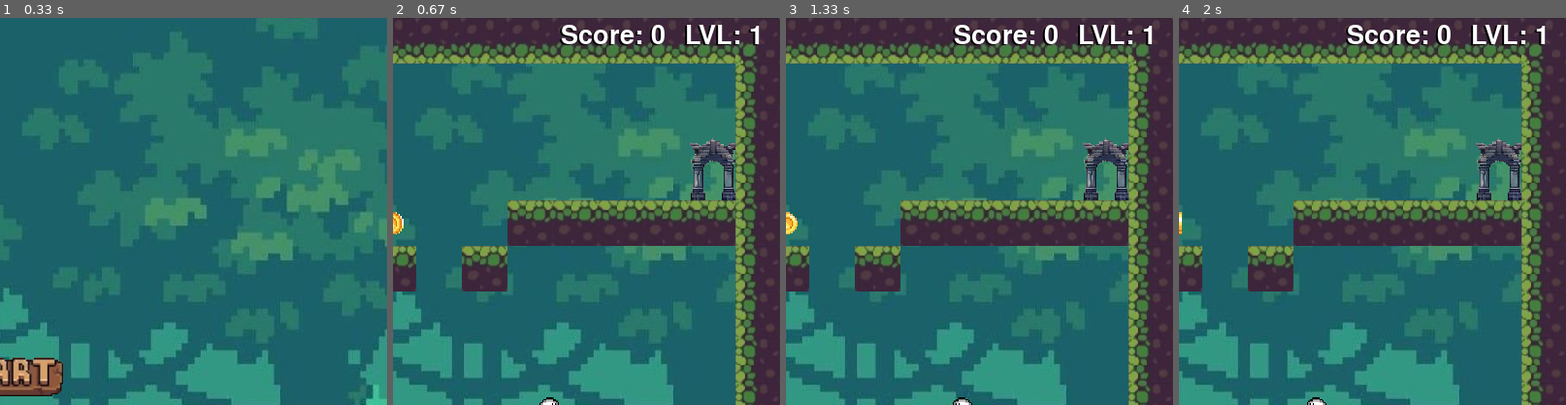
Above: before the commit, frames 1-4 (left to right).
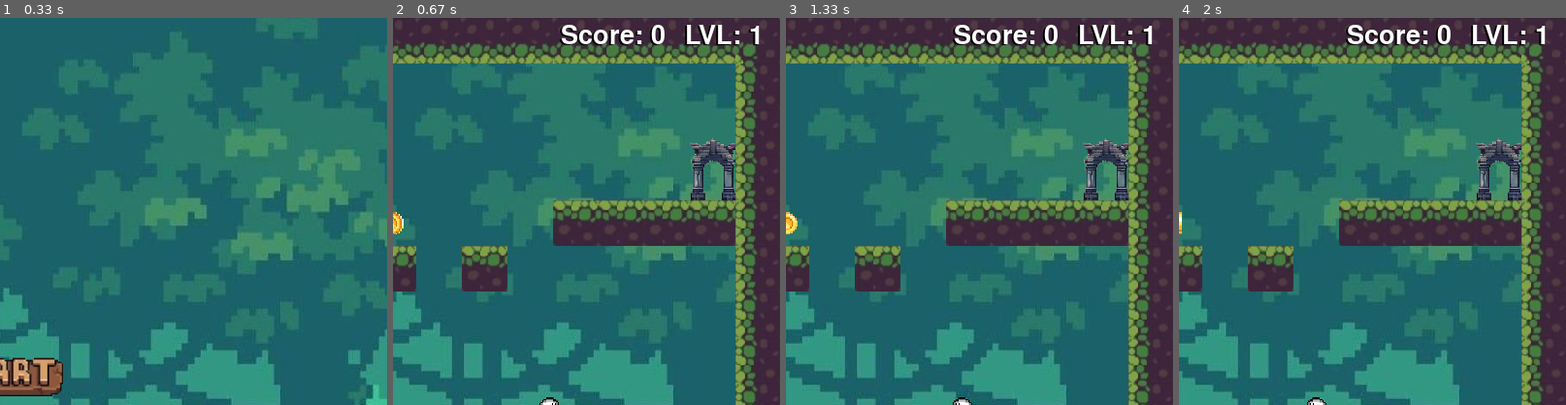
Above: after the commit, the same moments.

Repository: Milan-a/PyGame
Game: pygame game, started from game/game.py
Two runs of this game, one before a commit and one after it. Both use one fixed random seed, a clock stepped at 60 frames per second and the inputs below.
Inputs (mouse positions are % of the whole screen's width and height, from its top left):
- Up to frame 1 (0.33 s): no input
- Up to frame 2 (0.67 s): press the mouse at (50, 46) at 0.37 s; move the mouse to (61, 47) at 0.47 s; release the mouse at (73, 48) at 0.6 s
- Up to frame 3 (1.33 s): hold Right 0.67-1.13 s; move the mouse to (46, 23) at 0.7 s; hold Right from 1.17 s (still down); tap Space at 1.23 s
- Up to frame 4 (2 s): tap Space at 1.53, 1.73 s; release Right at 1.63 s; hold Left from 1.67 s (still down)
The pictures show only the part of the screen within x 50-100%, y 0-50%; the shares and areas given below are measured in that part.

Frame 1 is identical in both runs. In frame 2, 1.4% of the frame differs, in the area x 29-42%, y 47-59%; in frame 3, 1.4%; in frame 4, 1.4%.

Commit message:
добавлено больше коментариев и 4ый лвл. игра почти готова

Diff:
--- a/game/button.py
+++ b/game/button.py
@@ -10,7 +10,7 @@
         self.rect.y = y
         self.is_click = False
 
-    def draw(self, screen):
+    def draw(self, screen):  # отрисовка + проверка нажатий
         do_click = False
         pos = pygame.mouse.get_pos()
         if self.rect.collidepoint(pos):
--- a/game/data/levels/level_1.txt
+++ b/game/data/levels/level_1.txt
@@ -2,7 +2,7 @@
 12   0    0    0    0    0    0    0    0    0    0    0    0    0    0    0    10
 12   0    0    0    0    0    0    0    0    0    0    0    0    0    0    p1   10
 12   m    0    0    0    0    0    0    0    0    0    0    0    0    0    p2   10
-12   0    0    2    2    0    0    0    m    0    0    2    2    2    2    2    10
+12   0    0    2    2    0    0    0    m    0    0    0    2    2    2    2    10
 12   0    0    0    0    0    2    0    2    0    2    0    0    0    0    0    10
 12   2    0    0    0    0    0    0    0    0    0    0    0    0    0    0    10
 12   0    0    0    0    0    0    0    0    0    0    0    0    0    0    0    10
--- a/game/data/levels/level_2.txt
+++ b/game/data/levels/level_2.txt
@@ -8,10 +8,10 @@
 12   0    0    0    0    0    0    0    0    0    0    0    e    0    0    0    10
 12   0    0    0    0    0    0    0    0    0    2    2    2    2    2    0    10
 12   0    0    0    0    0    0    0    0    0    0    0    0    0    0    0    10
-12   0    m    0    0    0    0    0    2    2    0    0    0    0    0    0    10
+12   m    0    0    0    0    0    0    2    2    0    0    0    0    0    0    10
 12   2    2    2    2    0    0    0    0    0    0    0    0    0    0    0    10
 12   0    0    0    0    0    2    0    0    0    0    0    0    0    0    0    10
 12   0    0    0    0    0    11   0    0    0    0    0    0    0    0    0    10
 12   0    0    0    0    2    11   2    0    0    0    0    0    0    m    0    10
-12   0    0    0    2    11   11   11   2    2    l    2    l    2    2    2    24
+12   0    0    0    2    11   11   11   2    2    2    l    l    2    2    2    24
 22   2    2    2    11   11   11   11   11   11   11   11   11   11   11   11   11
--- a/game/data/levels/level_3.txt
+++ b/game/data/levels/level_3.txt
@@ -2,7 +2,7 @@
 12   p1   0    0    0    0    0    0    0    0    0    0    0    0    0    0    10
 12   p2   0    0    0    0    0    0    0    0    0    0    0    0    0    0    10
 12   2    2    0    0    0    0    0    0    0    0    0    0    0    0    0    10
-12   0    0    0    0    0    0    0    m    0    0    e    0    0    0    0    10
+12   0    0    2    0    0    0    0    m    0    0    e    0    0    0    0    10
 12   0    0    0    2    0    2    0    2    2    2    2    2    2    0    0    10
 12   0    0    0    0    0    0    0    0    0    0    0    0    0    0    m    10
 12   0    0    0    0    0    0    0    0    0    0    0    0    0    0    2    10
@@ -13,5 +13,5 @@
 12   0    0    0    0    m    0    0    0    0    0    0    0    0    0    0    10
 12   0    0    0    0    2    0    0    0    0    0    0    0    0    0    0    10
 12   0    0    0    0    0    0    0    0    0    0    0    0    0    0    0    10
-12   2    2    2    l    l    l    l    l    l    l    l    l    l    l    l    10
-22   11   11   11   11   11   11   11   11   11   11   11   11   11   11   11   24
+22   2    2    2    l    l    l    l    l    l    l    l    l    l    l    l    11
+11   11   11   11   11   11   11   11   11   11   11   11   11   11   11   11   11
--- /dev/null
+++ b/game/data/levels/level_4.txt
@@ -0,0 +1,17 @@
+4    5    5    5    5    5    5    5    5    5    5    5    5    5    5    5    6
+12   0    0    0    0    0    0    0    0    0    0    0    0    0    0    0    10
+12   0    0    0    0    0    0    0    0    0    0    0    0    0    0    p1   10
+12   0    0    0    0    0    0    0    0    0    0    0    0    0    0    p2   10
+12   0    0    0    0    0    2    2    2    0    2    2    2    0    2    2    10
+12   0    0    0    0    0    0    0    0    0    0    0    0    0    0    0    10
+12   0    0    0    2    0    0    0    0    0    0    0    0    0    0    0    10
+12   0    0    0    0    0    0    0    0    0    0    0    0    0    0    0    10
+12   0    2    0    0    0    0    0    0    0    0    0    0    0    0    0    10
+12   0    0    0    0    0    0    0    0    0    0    0    0    0    0    m    10
+12   0    0    0    2    0    0    0    0    0    0    0    0    0    0    2    10
+12   0    0    0    0    0    0    0    0    0    0    0    0    0    0    0    10
+12   0    2    0    0    0    0    0    0    0    0    0    0    2    0    0    10
+12   0    0    0    0    0    0    0    0    0    m    0    0    0    0    0    10
+12   0    0    0    2    0    0    0    0    0    0    0    0    0    0    2    10
+22   2    2    2    11   2    0    0    0    0    0    0    0    0    0    0    10
+11   11   11   11   11   11   2    2    l    2    l    2    l    2    2    2    24
--- a/game/game.py
+++ b/game/game.py
@@ -5,14 +5,7 @@
 from help_funс import load_level, draw_text
 from button import Button
 from intermediary import life, screen, new_life
-
-# важные значения
-GAME_OVER = 0
-MENU = True
-LVL = 1
-SCORE = 0
-WIN = False
-LIVE = 5
+from variables import *
 
 pygame.init()
 pygame.display.set_caption("Miner")  # типо 'шахтёр'
@@ -61,13 +54,13 @@
 
 
 def play_reboot():  # начинаем игру с самого нуля
-    global GAME_OVER, MENU, LVL, SCORE, WIN, LIVE, world, level, enemy_group, lava_group, money_group
+    global GAME_OVER, MENU, LVL, SCORE, WIN, LIFE, world, level, enemy_group, lava_group, money_group
     GAME_OVER = 0
     MENU = True
     LVL = 1
     SCORE = 0
     WIN = False
-    LIVE = 5
+    LIFE = 5
     new_life()
     level = load_level(f'level_{LVL}.txt')
     enemy_group = pygame.sprite.Group()
@@ -80,30 +73,31 @@
 
 
 def main():
-    global MENU, SCORE, WIN, world, enemy_group, lava_group, LVL, level, money_group, bg_image
+    global MENU, SCORE, WIN, LVL, LIFE, world, enemy_group, lava_group, level, money_group, bg_image
     clock.tick(FPS)
 
     running = True
     while running:
-        if WIN:
+        if WIN:  # если игрок выиграл, рисуем картинку win_image
             screen.blit(win_image, (0, 0))
         else:
             screen.blit(bg_image, (0, 0))
             if MENU:
-                if button_for_start.draw(screen):
+                if button_for_start.draw(screen):  # нажали кнопку 'старт' => начинаем с нуля
                     play_reboot()
                     MENU = False
-                if button_for_exit.draw(screen):
+                if button_for_exit.draw(screen):  # нажали кнопку 'выйти' => выходим
                     running = False
             else:
                 draw_world(screen)  # рисуем мир
                 life.draw(screen)
                 game_over = player.move_player(screen, GAME_OVER)  # рисуем игрока
-                if game_over == 'rip':
+                if game_over == 'rip':  # игрок умер, но у него остались жизни
+                    LIFE -= 1
                     player.start(TILE_SIZE + TILE_SIZE * 0.1, HEIGHT - TILE_SIZE * 4,
                                  TILE_SIZE - TILE_SIZE * 0.08, TILE_SIZE + TILE_SIZE * 0.2,
                                  enemy_group, lava_group, money_group)
-                if game_over == 'portal':
+                if game_over == 'portal':  # игрок пересёкся с порталом
                     enemy_group = pygame.sprite.Group()
                     lava_group = pygame.sprite.Group()
                     money_group = pygame.sprite.Group()
@@ -116,10 +110,10 @@
                                      enemy_group, lava_group, money_group)
                     except FileNotFoundError:  # если падает с ошибкой, значит мы выиграли
                         WIN = True
-                if game_over is None:
+                if game_over is None:  # игра не закончена
                     enemy_group.update()
                     money_group.update()
-                    if pygame.sprite.spritecollide(player, money_group, True):
+                    if pygame.sprite.spritecollide(player, money_group, True):  # пересечение с монеткой
                         SCORE += 1
                     draw_text(screen, f'Score: {SCORE}', font1, 'black', 570, 6)
                     draw_text(screen, f'Score: {SCORE}', font1, 'white', 572, 5)
@@ -131,8 +125,8 @@
                 lava_group.draw(screen)
                 money_group.draw(screen)
 
-                if game_over == -1:
-                    fon = pygame.Surface((WIDTH, HEIGHT))
+                if game_over == -1:  # игра закончена
+                    fon = pygame.Surface((WIDTH, HEIGHT))  # красный фон
                     fon = fon.convert_alpha()
                     fon.fill((255, 0, 0, 100))
                     screen.blit(fon, (0, 0))
@@ -140,15 +134,15 @@
                     draw_text(screen, f'Score: {SCORE}, LVL: {LVL}', font2, 'black', 285, 260)
                     draw_text(screen, f'Score: {SCORE}, LVL: {LVL}', font2, 'white', 287, 258)
 
-                    if button_for_menu.draw(screen):
+                    if button_for_menu.draw(screen):  # нажали кнопку 'меню'
                         MENU = True
-                    if button_for_play.draw(screen):
+                    if button_for_play.draw(screen):  # нажали 'играть' => начинаем с нуля
                         play_reboot()
                         MENU = False
         for event in pygame.event.get():
             if event.type == pygame.QUIT:
                 running = False
-            if WIN and pygame.mouse.get_pressed()[0]:
+            if WIN and pygame.mouse.get_pressed()[0]:  # выиграли + нажали на кнопку мыши => перезапускаем игру
                 play_reboot()
         pygame.display.update()
     pygame.quit()
--- a/game/help_funс.py
+++ b/game/help_funс.py
@@ -1,4 +1,4 @@
-def load_level(filename):
+def load_level(filename):  # загрузка уровня
     filename = "data/levels/" + filename
     with open(filename, 'r') as mapFile:
         level_map = [line.split() for line in mapFile]
@@ -9,6 +9,6 @@
     return load_level(f'level_{lvl}.txt')
 
 
-def draw_text(screen, text, font, t_color, x, y):
+def draw_text(screen, text, font, t_color, x, y):  # написание текста
     txt = font.render(text, True, t_color)
     screen.blit(txt, (x, y))
--- a/game/life.py
+++ b/game/life.py
@@ -3,7 +3,6 @@
 
 class Life:  # класс жизни 0_0
     def __init__(self, screen):
-
         self.all_images = []
         for i in range(0, 6):
             img = pygame.image.load(f'data/images/life/hearts_{i}.png')
@@ -17,7 +16,7 @@
         self.rect.y = 10
         self.draw(screen)
 
-    def rip(self, screen):
+    def rip(self, screen):   # проверяем, умер ли игрок
         self.num_image -= 1
         try:
             self.image = self.all_images[self.num_image]
@@ -27,10 +26,10 @@
         except IndexError:
             return -1
 
-    def new_game(self, screen):
+    def new_game(self, screen):  # обнуляем значения
         self.num_image = -1
         self.image = self.all_images[self.num_image]
         self.draw(screen)
 
-    def draw(self, screen):
+    def draw(self, screen):  # отрисовка
         screen.blit(self.image, (self.rect.x, self.rect.y))
--- a/game/money.py
+++ b/game/money.py
@@ -5,7 +5,6 @@
 class Money(pygame.sprite.Sprite):  # класс монеток
     def __init__(self, x, y):
         pygame.sprite.Sprite.__init__(self)
-
         self.all_images = []
         for i in range(1, 7):
             img = pygame.image.load(f'data/images/money/coin_{i}.png')
--- a/game/player.py
+++ b/game/player.py
@@ -8,7 +8,7 @@
     def __init__(self, x, y, width, height, enemy_group, lava_group, money_group):
         self.start(x, y, width, height, enemy_group, lava_group, money_group)
 
-    def animation(self, right, jump):  # сама анимация персонажа
+    def animation(self, right, jump):  # анимация персонажа
         if not jump:
             self.count += 1
             if self.count > ANIM_SPEED:
@@ -24,7 +24,7 @@
             else:
                 self.player_img = self.walk_left[1]
 
-    def move_player(self, screen, game_over):  # кое как живущая конструкция обработки кнопок для анимации персонажа
+    def move_player(self, screen, game_over):  # кое как живущая конструкция обработки кнопок для движения персонажа
         dx = 0
         dy = 0
         if game_over == 0:
@@ -79,9 +79,9 @@
             if pygame.sprite.spritecollide(self, self.groups[0], False):  # enemy
                 game_over = life.rip(screen)
                 screen.blit(self.player_img, self.rect)
-                if game_over:
+                if game_over:  # не осталось жизней
                     return game_over
-                else:
+                else:  # ещё есть жизни
                     return 'rip'
             if pygame.sprite.spritecollide(self, self.groups[1], False):  # lava
                 game_over = life.rip(screen)
@@ -94,11 +94,11 @@
             self.move(dx, dy)
             screen.blit(self.player_img, self.rect)  # отрисовка игрока
 
-    def move(self, dx, dy):
+    def move(self, dx, dy):  # передвижение
         self.rect.x += dx
         self.rect.y += dy
 
-    def start(self, x, y, width, height, enemy_group, lava_group, money_group):
+    def start(self, x, y, width, height, enemy_group, lava_group, money_group):  # = __init__
         self.groups = (enemy_group, lava_group, money_group)
         self.width = width
         self.height = height
--- /dev/null
+++ b/game/variables.py
@@ -0,0 +1,9 @@
+# важные значения
+# ToDo: их надо сохранять и загружать из бд
+
+GAME_OVER = 0
+MENU = True
+LVL = 1
+SCORE = 0
+WIN = False
+LIFE = 5
--- a/game/world.py
+++ b/game/world.py
@@ -20,11 +20,11 @@
         screen.blit(block, coord)
 
 
-class World:
+class World:  # класс мира / блоков
     def __init__(self, data, enemy_group, lava_group, money_group):
         self.start(data, enemy_group, lava_group, money_group)
 
-    def start(self, data, enemy_group, lava_group, money_group):
+    def start(self, data, enemy_group, lava_group, money_group):   # = __init__
         tile_list.clear()
         # заглушка на случай ошибки
         img11 = pygame.image.load('data/images/blocks/block_11.png')
